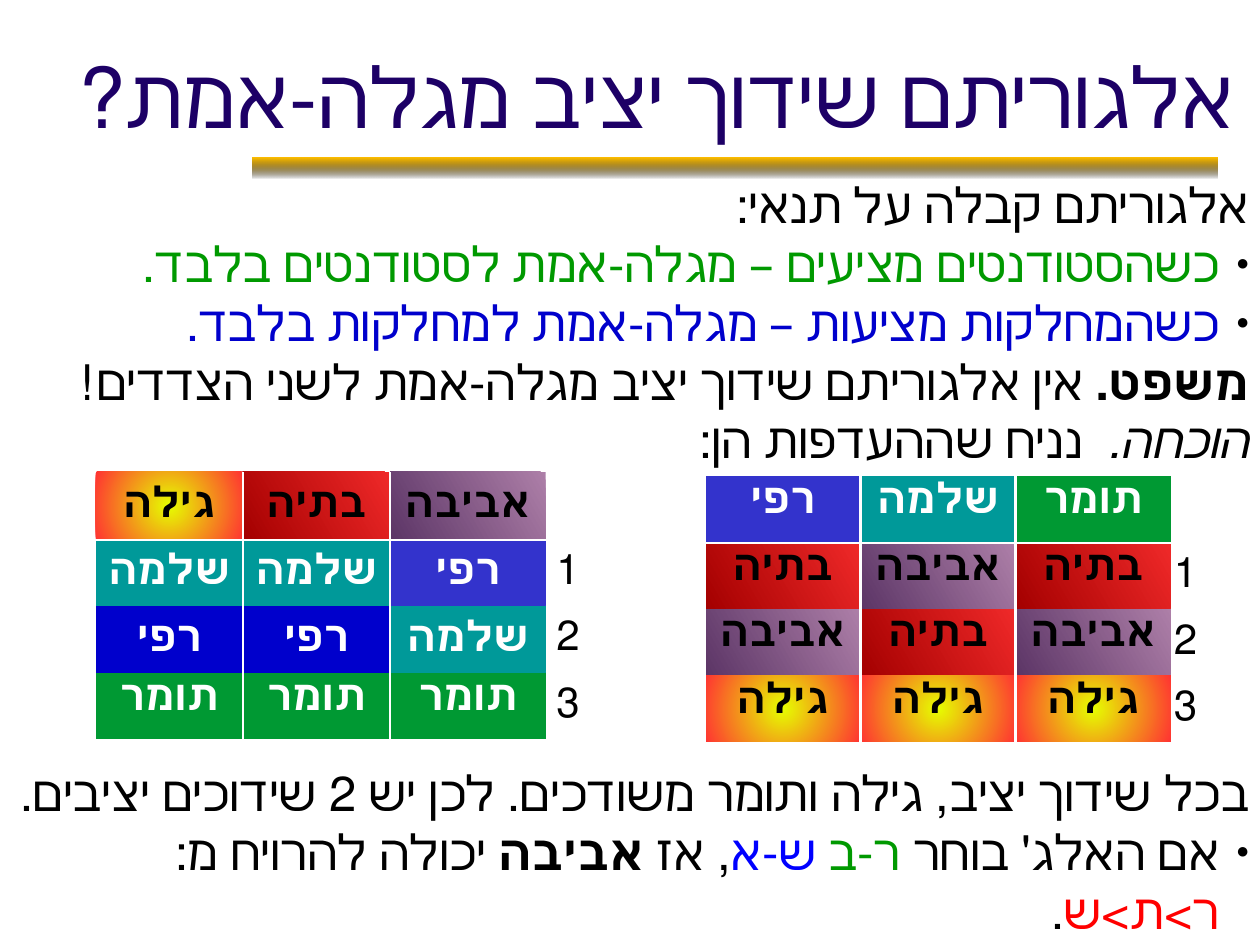
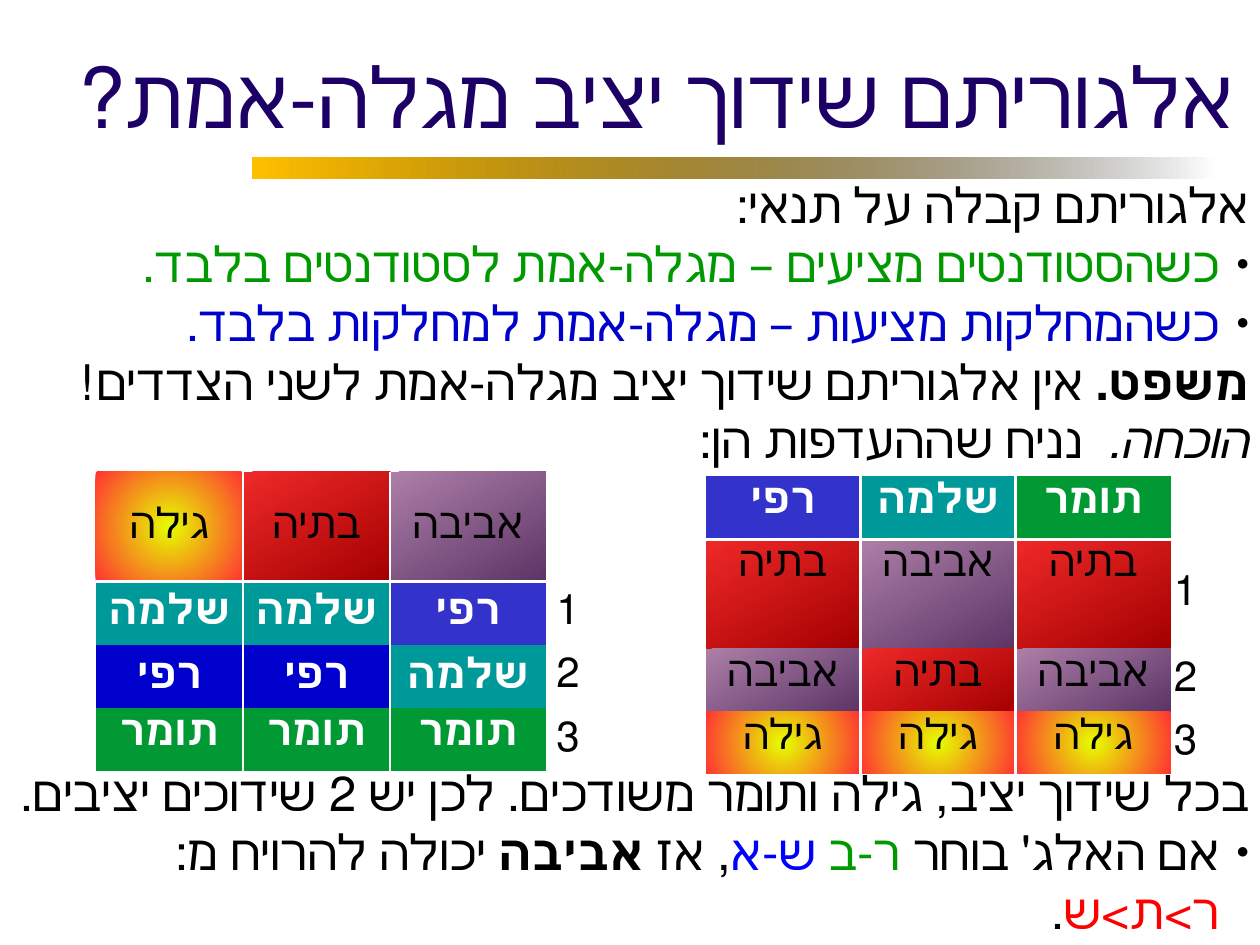
Before and after one commit to erelsgl-at-ariel/algorithms-5781, a slide deck: slide 25 of 10-matching/slides.odp (slide 26 before the commit). Drawn at 1260x945 pixels with LibreOffice and Linux fonts; fonts in the diff are those of the drawing. Boxes give left, top, right and bottom in pixels: in the first picture for what was removed or moved away, otherwise in the second. Text is boxed around its words. In the diff, an @@ line names an element or a change of style, - is before the commit and + after.

```diff
--- a/10-matching/slides.odp
+++ b/10-matching/slides.odp
@@ table at bbox=[96, 471, 592, 771] @@
@@ fill gradient #EF2929 to #A40000 to gradient #EF2929 to #A40000 in row 1, column 2 @@
@@ fill gradient #AD7FA8 to #5C3566 to gradient #AD7FA8 to #5C3566 in row 1, column 3 @@
@@ bold off in "גילה", "בתיה", "אביבה" @@
@@ table at bbox=[706, 476, 1210, 775] @@
@@ fill gradient #EF2929 to #A40000 to gradient #EF2929 to #A40000 in 3 cells @@
@@ fill gradient #AD7FA8 to #5C3566 to gradient #AD7FA8 to #5C3566 in 3 cells @@
@@ bold off in "בתיה", "אביבה", "בתיה", "אביבה" and 5 more places @@
```
Also in this commit, not shown: 8 other slides changed, 1 slide removed, 5 other files.
